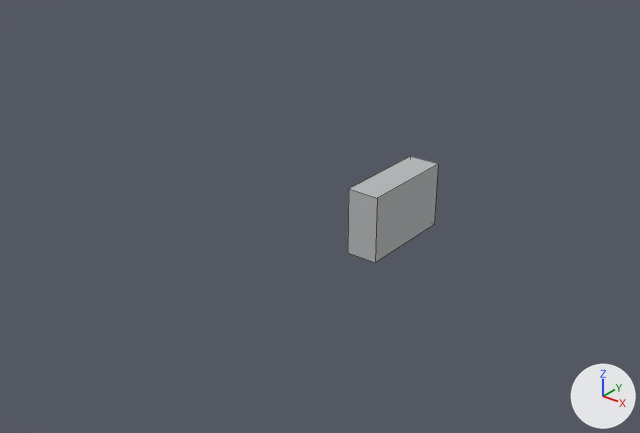
One commit to the OBJ model assets/models/equipment/srw_sr48_reactor/LOD2/srw_fuel_feed.obj: the scene before it, then after it.
One viewpoint serves both versions: a 50 mm camera at (1.29, -4.41, 2.48) aimed at (-1.91, -0.4, 0.0). The lights are fixed; the arrows at lower right show +X, +Y and +Z. The older version comes first. Mesh edges are drawn as thin lines. Where no turn or scale is listed for an object, it has been applied to the vertices. Vertices at exactly the same position are counted once.

Names of what the first picture shows: 'srw_fuel_feed'.
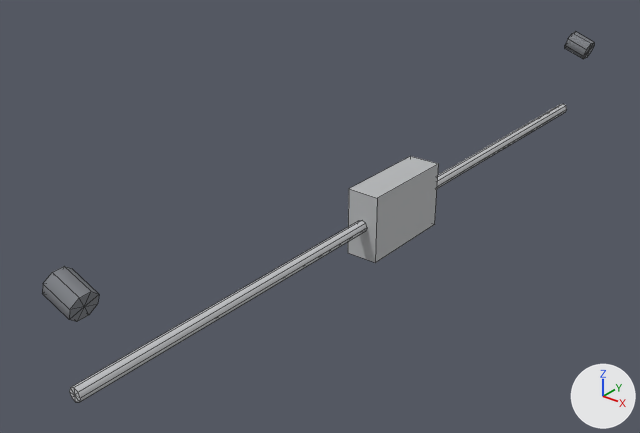
Pixel boxes (x1, y1, x2, y2) of what changed, in the pictures (640 x 433 px):
'srw_fuel_feed', reshaped (508% wider, 245% taller)
    before: (348, 156, 438, 263)
    after: (42, 31, 594, 403)
part 1 of me_srw_fuel_feed, added
    after: (437, 104, 567, 188)
part 2 of me_srw_fuel_feed, added
    after: (69, 220, 367, 403)
part 3 of me_srw_fuel_feed, added
    after: (565, 31, 594, 59)
part 4 of me_srw_fuel_feed, added
    after: (42, 266, 99, 322)

The change, as a diff of the scene's bpy script:
```diff
--- a/assets/models/equipment/srw_sr48_reactor/LOD2/srw_fuel_feed.obj.py
+++ b/assets/models/equipment/srw_sr48_reactor/LOD2/srw_fuel_feed.obj.py
@@ mat_eq_metal_band @@
+mat_eq_metal_band = principled_material('eq_metal_band')
+mat_eq_metal_band.base_color = (0.2, 0.21, 0.23)  # grey #7c7e84
+mat_eq_metal_band.roughness = 0.717
@@ mat_eq_steel @@
+mat_eq_steel = principled_material('eq_steel')
+mat_eq_steel.base_color = (0.58, 0.59, 0.61)  # light grey #c8cacd
+mat_eq_steel.roughness = 0.654
@@ me_srw_fuel_feed @@
 # used by ob_srw_fuel_feed; location = (0.0, 0.0, 0.0)
-me_srw_fuel_feed.from_pydata(...)  # 8 vertices, 6 faces; spans x -1.73..-1.51, y -0.35..0.35, z -0.225..0.225
+me_srw_fuel_feed.from_pydata(...)  # 80 vertices, 102 faces; spans x -1.73..-1.431, y -2.625..2.625, z -0.225..0.662
+# me_srw_fuel_feed part 1: a new loose piece, an 8-sided cylinder along y spanning x -1.66..-1.58, y 0.35..2.55, z -0.04..0.04, in mat_eq_steel (light grey #c8cacd)
+# me_srw_fuel_feed part 2: a new loose piece, an 8-sided cylinder along y spanning x -1.66..-1.58, y -2.55..-0.35, z -0.04..0.04, in mat_eq_steel (light grey #c8cacd)
+# me_srw_fuel_feed part 3: a new loose piece of 18 vertices spanning x -1.651..-1.431, y 2.475..2.625, z 0.459..0.662, in mat_eq_metal_band (grey #7c7e84)
+# me_srw_fuel_feed part 4: a new loose piece of 18 vertices spanning x -1.651..-1.431, y -2.625..-2.475, z 0.459..0.662, in mat_eq_metal_band (grey #7c7e84)
 me_srw_fuel_feed.materials.append(mat_eq_metal_panel)
+me_srw_fuel_feed.materials.append(mat_eq_metal_band)  # grey #7c7e84
+me_srw_fuel_feed.materials.append(mat_eq_steel)  # light grey #c8cacd
```
